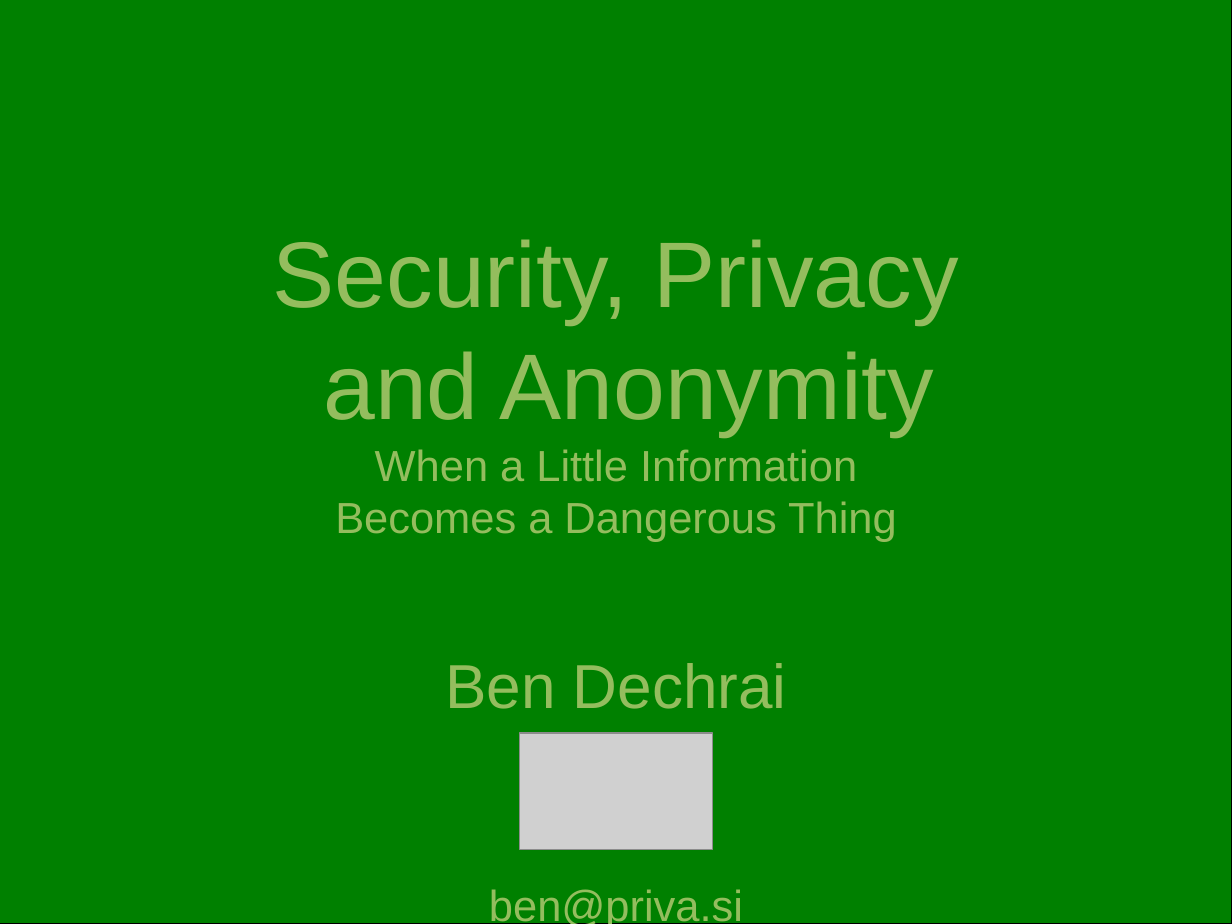
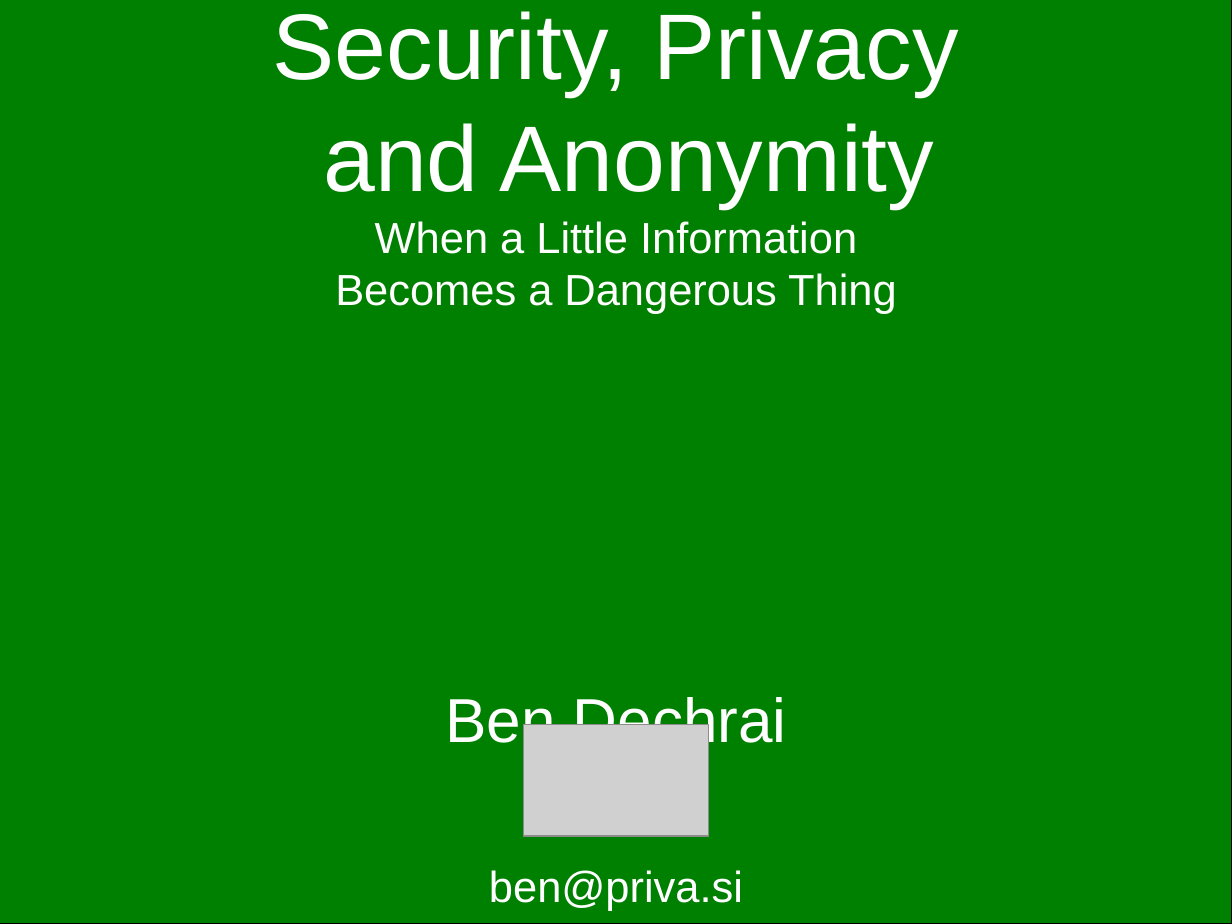
Before and after one commit to bendechrai/preso-security-privacy-anonymity, a slide deck: slide 1 of security-privacy-anonymity.odp. Drawn at 1232x924 pixels with LibreOffice and Linux fonts; fonts in the diff are those of the drawing; grey boxes stand for pictures; background and template pictures are left out. Boxes give left, top, right and bottom in pixels: in the first picture for what was removed or moved away, otherwise in the second. Text is boxed around its words. In the diff, an @@ line names an element or a change of style, - is before the commit and + after.

```diff
--- a/security-privacy-anonymity.odp
+++ b/security-privacy-anonymity.odp
@@ title "Security, Privacy and Anonymity When ...": place and size @@
-title "Security, Privacy and Anonymity When ..." at (273, 239, 959, 924)
+title "Security, Privacy and Anonymity When ..." at (273, 11, 959, 911)
@@ title "Security, Privacy and Anonymity When ..." at (273, 11, 959, 911): text colour #94BD5E to #FFFFFF @@
@@ picture: place and size @@
-picture at (520, 733, 713, 850)
+picture at (524, 724, 709, 836)
```
Also in this commit, not shown: 8 other slides changed, 1 slide removed.
